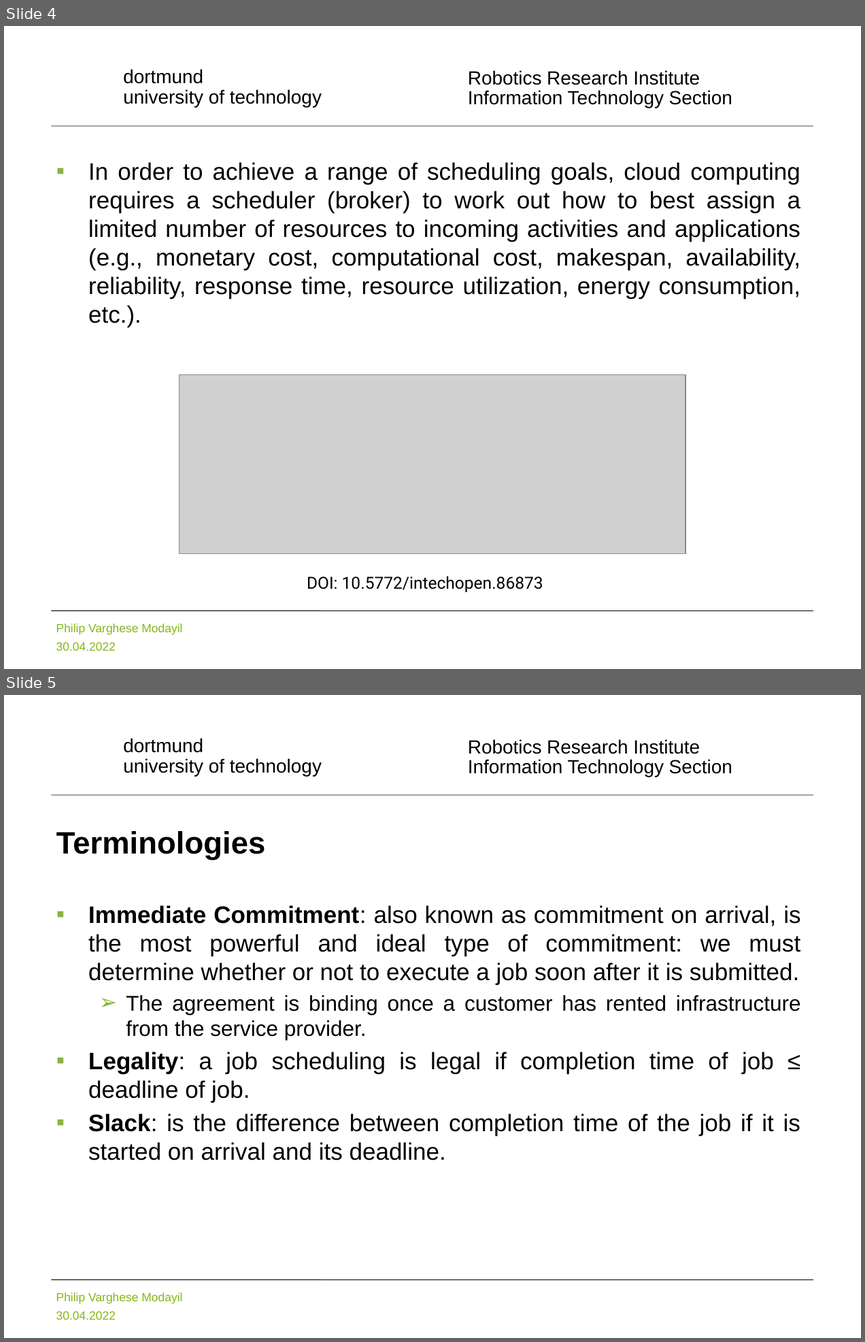
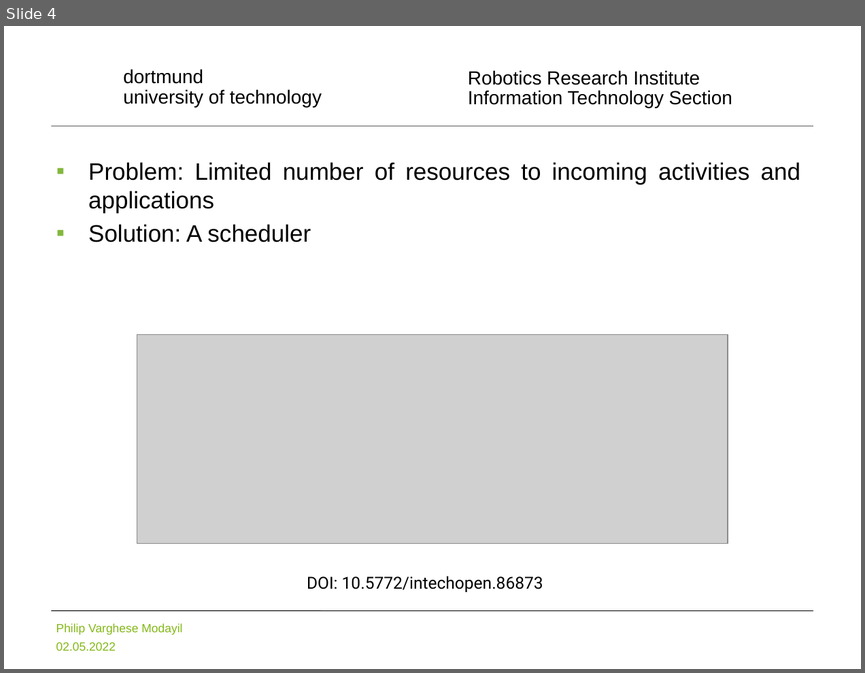
Before and after one commit to pvmodayil/Online-Immediate-Commitment-Job-Scheduling-A-Machine-Learning-Approach, a slide deck: Online Immediate Commitment Job Scheduling A Machine Learning Approach.pptx. Shown one above the other, each under a label of ours: slides 4 and 5 before the commit, slide 4 after it. The pictures are 865x1342 and 865x673 pixels, drawn with LibreOffice and Linux fonts; fonts in the diff are those of the drawing; grey boxes stand for pictures; background and template pictures are left out. Boxes give left, top, right and bottom in pixels: in the first picture for what was removed or moved away, otherwise in the second. Text is boxed around its words. In the diff, an @@ line names an element or a change of style, - is before the commit and + after.

```diff
--- a/Online Immediate Commitment Job Scheduling A Machine Learning Approach.pptx
+++ b/Online Immediate Commitment Job Scheduling A Machine Learning Approach.pptx
@@ slide 5 removed at (x1=4, y1=695, x2=861, y2=1338), background #FFFFFF; not listed: 5 template elements that a slide beside it also shows @@
@@ title removed at (x1=56, y1=831, x2=265, y2=860) @@
-Terminologies
@@ text removed at (x1=88, y1=905, x2=801, y2=1160) @@
-▪ Immediate Commitment: also known as commitment on arrival, is the most powerful and ideal type of commitment: we must determine whether or not to execute a job soon after it is submitted.
-  ➢ The agreement is binding once a customer has rented infrastructure from the service provider.
-▪ Legality: a job scheduling is legal if completion time of job ≤ deadline of job.
-▪ Slack: is the difference between completion time of the job if it is started on arrival and its deadline.
@@ slide 4 changed as well @@
@@ text at (x1=88, y1=162, x2=800, y2=242): text changed @@
-▪ In order to achieve a range of scheduling goals, cloud computing requires a scheduler (broker) to work out how to best assign a limited number of resources to incoming activities and applications (e.g., monetary cost, computational cost, makespan, availability, reliability, response time, resource utilization, energy consumption, etc.).
+▪ Problem: Limited number of resources to incoming activities and applications
+▪ Solution: A scheduler
@@ picture resized from (x1=179, y1=374, x2=686, y2=553) to (x1=137, y1=335, x2=727, y2=543) @@
@@ text at (x1=56, y1=641, x2=116, y2=650): text changed @@
-30.04.2022
+02.05.2022
```
Also in this commit, not shown: 23 other slides changed, 10 slides added, 7 other slides removed.
